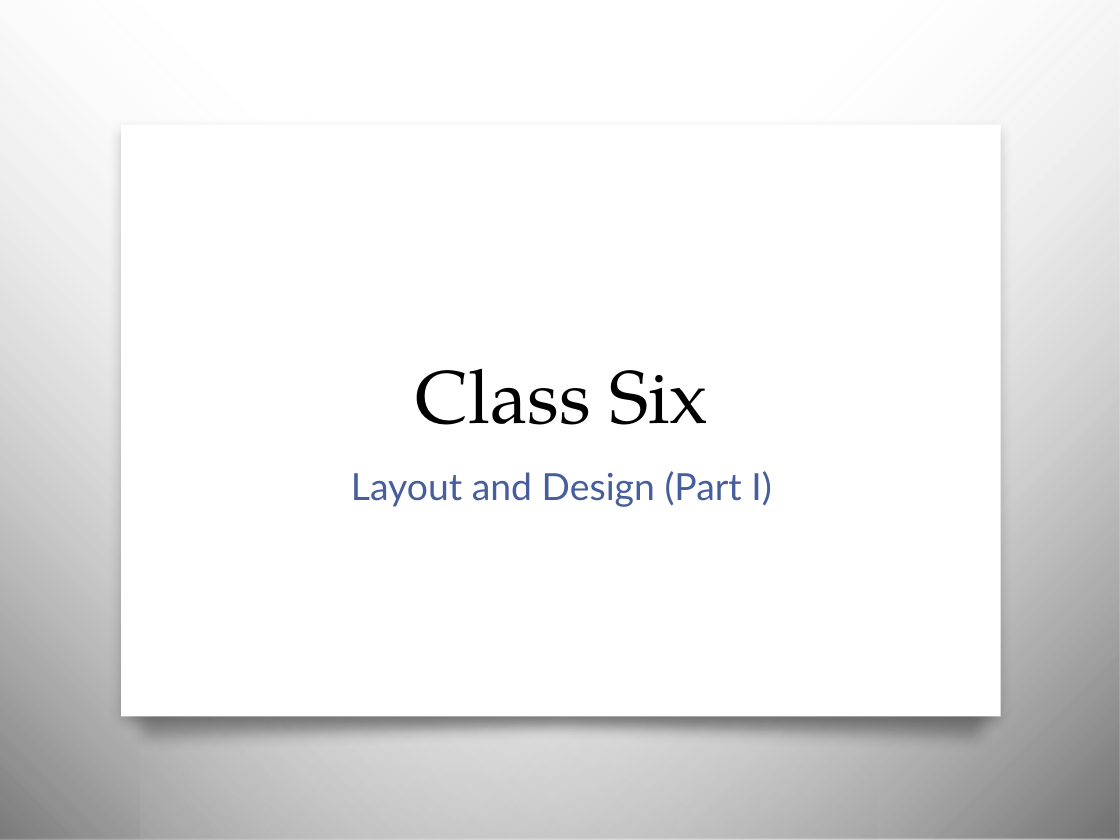
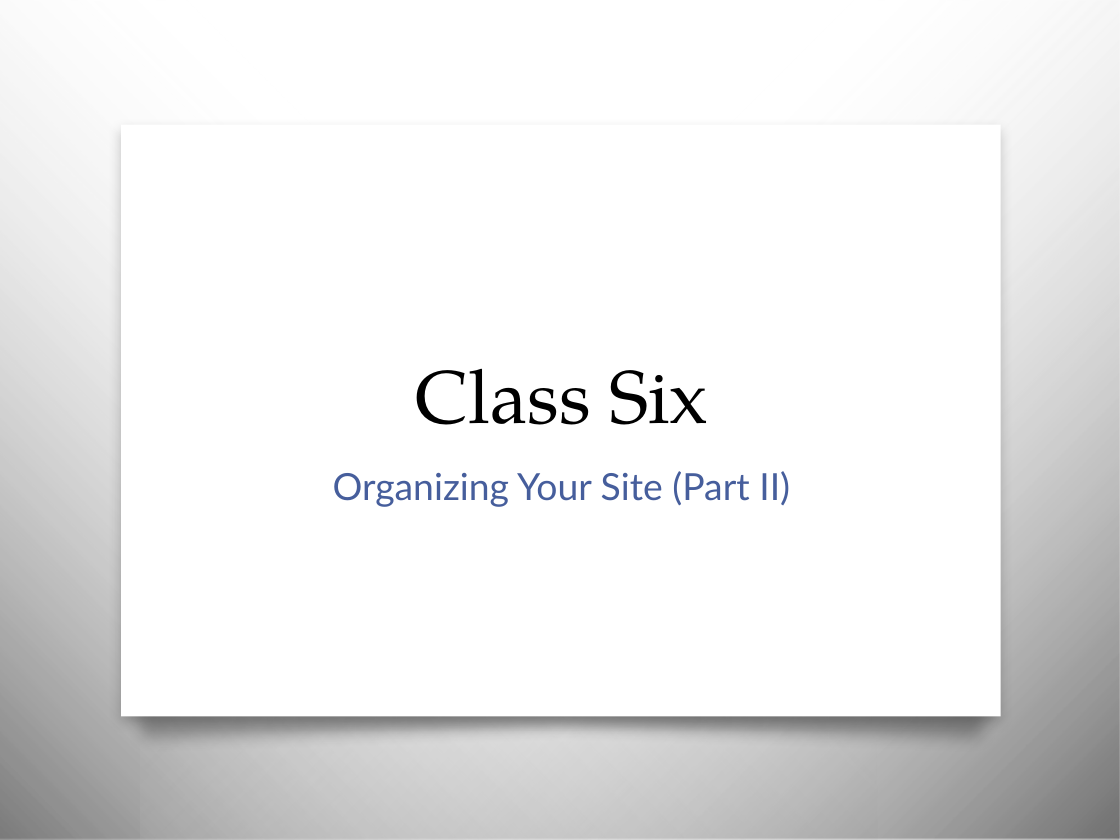
Before and after one commit to awayken/USF-ART329, a slide deck: slide 1 of slides/classsix/slides.pptx. Drawn at 1120x840 pixels with LibreOffice and Linux fonts; fonts in the diff are those of the drawing; background and template pictures are left out. Boxes give left, top, right and bottom in pixels: in the first picture for what was removed or moved away, otherwise in the second. Text is boxed around its words. In the diff, an @@ line names an element or a change of style, - is before the commit and + after.

Commit message:
Tweaks from class six

```diff
--- a/slides/classsix/slides.pptx
+++ b/slides/classsix/slides.pptx
@@ subtitle at [333, 471, 790, 507]: text changed @@
-Layout and Design (Part I)
+Organizing Your Site (Part II)
```
Also in this commit, not shown: 2 other slides changed, 2 slides added, 6 other files.
